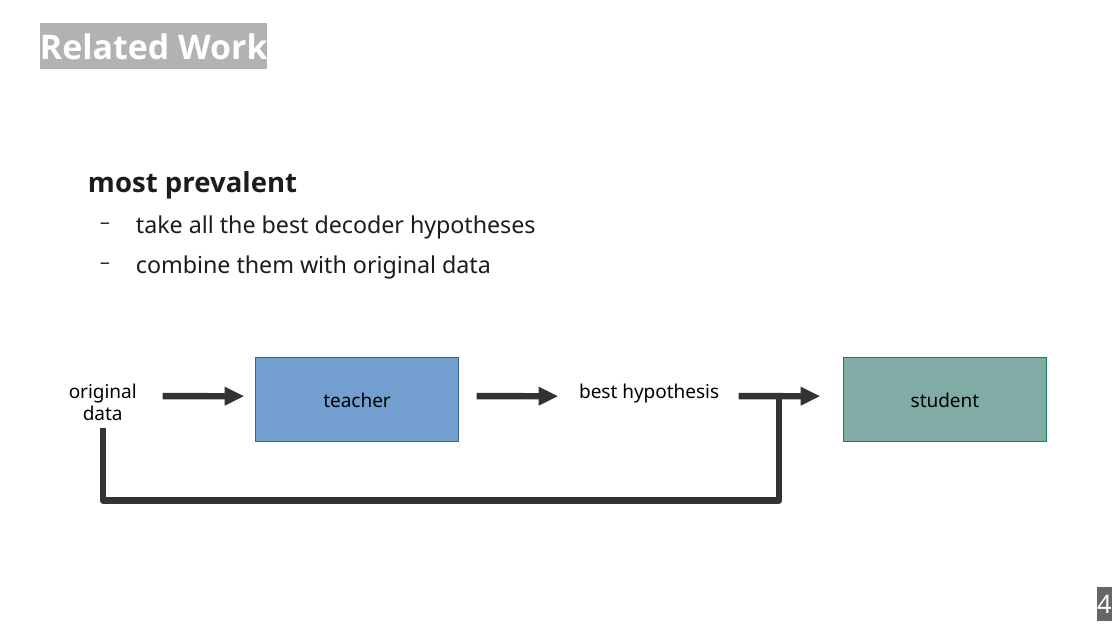
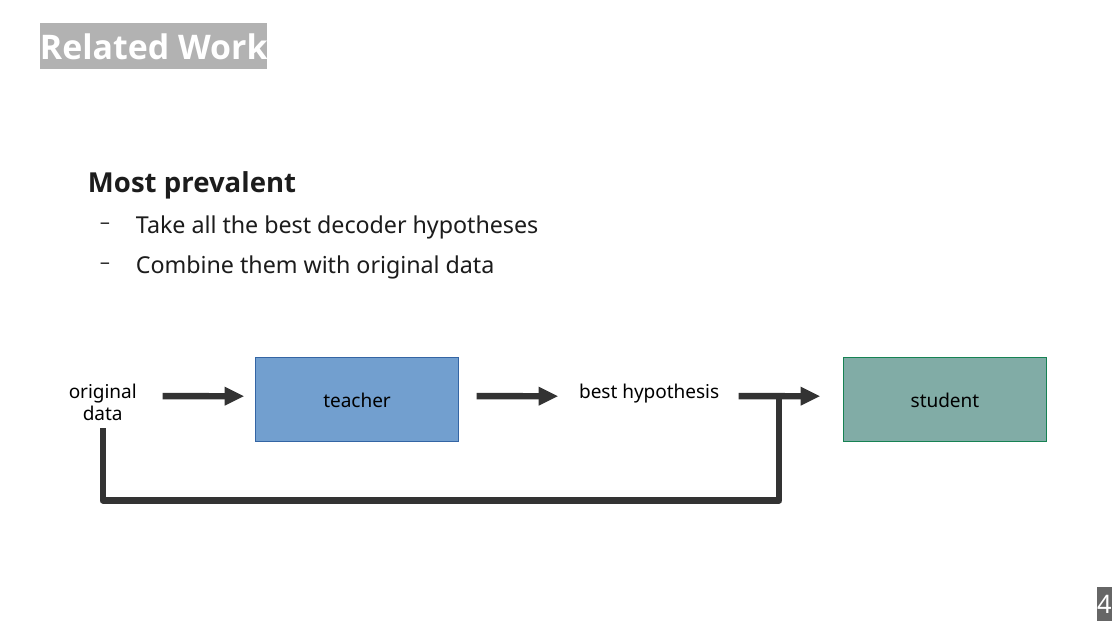
Before and after one commit to zouharvi/reference-mt-distill, a slide deck: slide 4 of meta/final_presentation.odp. Drawn at 1120x630 pixels with LibreOffice and Linux fonts; fonts in the diff are those of the drawing. Boxes give left, top, right and bottom in pixels: in the first picture for what was removed or moved away, otherwise in the second. Text is boxed around its words. In the diff, an @@ line names an element or a change of style, - is before the commit and + after.

```diff
--- a/meta/final_presentation.odp
+++ b/meta/final_presentation.odp
@@ text at (x1=88, y1=171, x2=539, y2=279): text changed @@
-most prevalent
-  − take all the best decoder hypotheses
-  − combine them with original data
+Most prevalent
+  − Take all the best decoder hypotheses
+  − Combine them with original data
```
Also in this commit, not shown: 12 other slides changed, 1 slide added.
